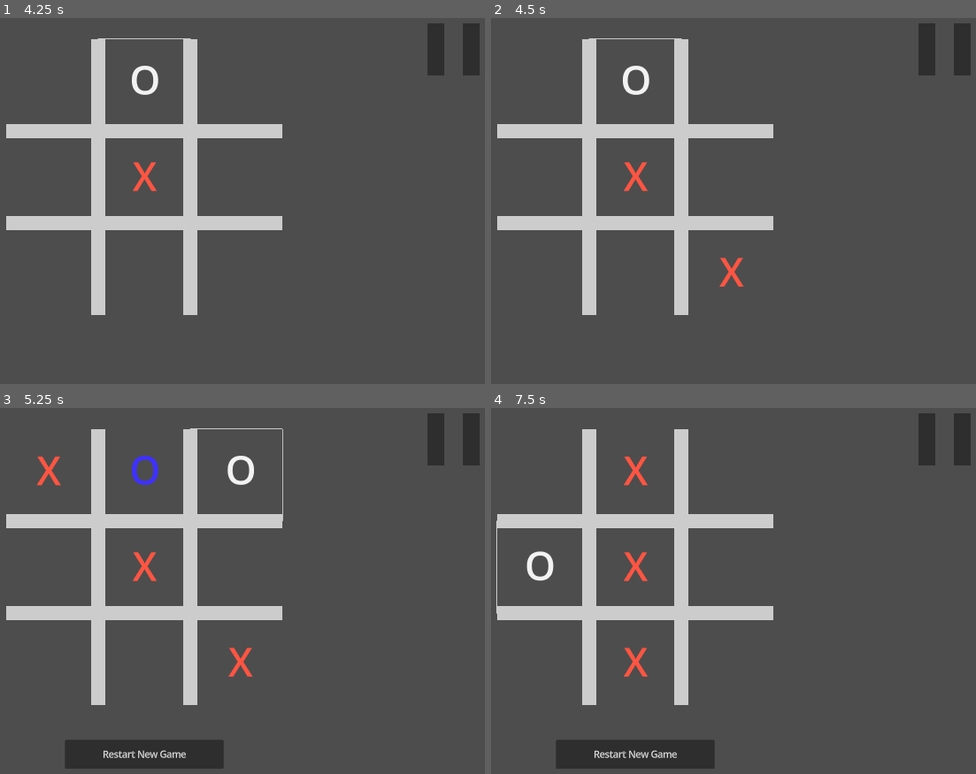
Above: before the commit, frames 1-4 (two rows, left to right).
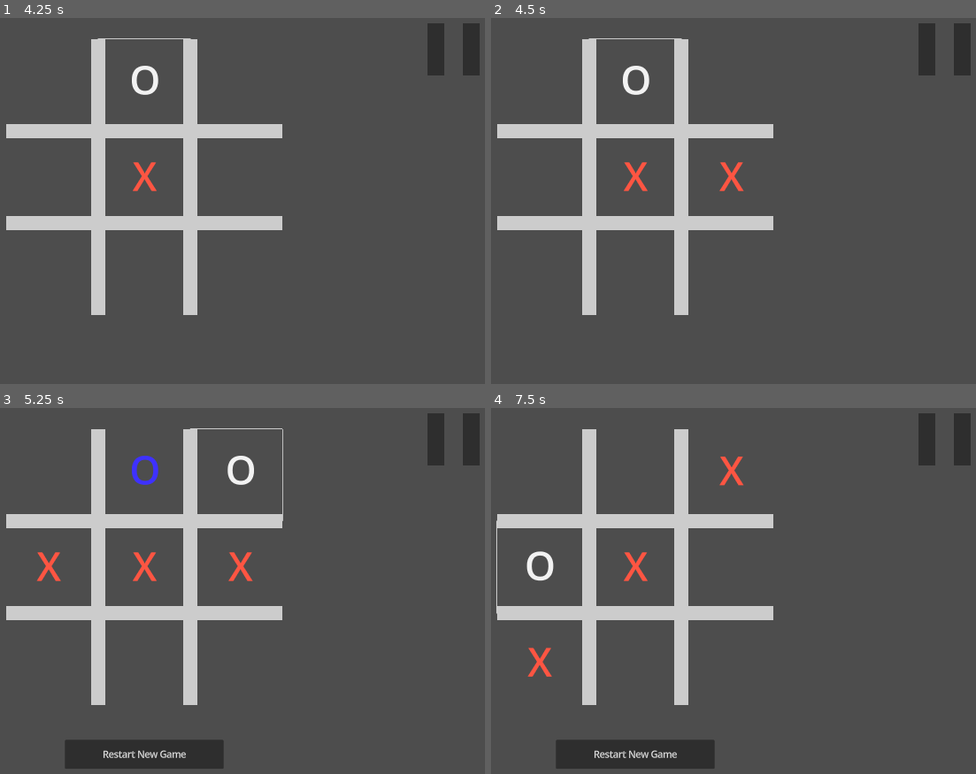
Above: after the commit, the same moments.

Repository: AlixBarreaux/tic-tac-two
Game: Godot game, scene res://scenes/main_menu.tscn
Two runs of this game, one before a commit and one after it. Both use one fixed random seed, a clock stepped at 60 frames per second and the inputs below.
Inputs (mouse positions are in pixels of both pictures, inside the frame that each line leads up to):
- Up to frame 1 (4.25 s): click "Singleplayer" at 0.5 s; click (53, 83) at 1.25 s; click "O" at 2 s; click "Restart New Game" at 2.75 s; click (145, 83) at 3.5 s
- Up to frame 2 (4.5 s): click "O" at 4.25 s
- Up to frame 3 (5.25 s): click (237, 473) at 5 s
- Up to frame 4 (7.5 s): click "Restart New Game" at 5.75 s; click (544, 565) at 6.5 s; click "O" at 7.25 s

Frame 1 is identical in both runs. In frame 2, 0.4% of the frame differs, in the area x 47-53%, y 39-74%; in frame 3, 0.7%, in the area x 7-53%, y 13-74%; in frame 4, 0.7%.

Commit message:
Refactor: Create a function + talk prep
Remove print statements and keep / add the ones to help make the AI talk about what it's doing

Diff:
--- a/scripts/player_ai.gd
+++ b/scripts/player_ai.gd
@@ -53,13 +53,11 @@
 
 
 func pick_cell(idx: int) -> void:
-	print("PICK CELL AT INDEX: ", idx)
 	board.click_button_cell(idx)
 	did_play_turn = true
 
 
 func pick_random_cell() -> void:
-	print("PICK RANDOM CELL!")
 	var random_cell_index: int = randi_range(0, board.cells.size() - 1)
 
 	for cell in board.cells:
@@ -97,15 +95,65 @@
 			for value in board_line_to_check:
 				idx += 1
 				if value == EnumCellOwners.CellOwners.NEUTRAL:
+					if counter_mode:
+						print("Countering the opponent")
+					else:
+						print("Winning the game")
 					pick_cell(winning_line_array[idx - 1])
 					return
 
 
+# Find a line with 1 owned cell randomly and align an owned cell next to
+# the other one or with a neutral cell in the middle.
+func align_second_owned_cell_randomly() -> void:
+	var board_line_to_check: Array = []
+	var possible_combinations: Array = []
+
+	# CAREFUL! TAKE A RANDOM SOLUTION IF MULTIPLE POSSIBLE!
+	for winning_line_array in BoardUtils.get_winning_cell_lines():
+		board_line_to_check = []
+		var iterations_count: int = 0
+
+		for winning_cell_index in winning_line_array:
+			if iterations_count >= 3:
+				iterations_count = 0
+				board_line_to_check.clear()
+			iterations_count += 1
+			board_line_to_check.append(board.cells[winning_cell_index])
+
+		if board_line_to_check.count(self.player_id) == 1 and board_line_to_check.count(EnumCellOwners.CellOwners.NEUTRAL) == 2:
+			possible_combinations.append(winning_line_array)
+
+	if possible_combinations:
+		for combination_array in possible_combinations:
+			var possible_combinations_rand_idx: int = randi_range(0, possible_combinations.size() - 1)
+			combination_array = possible_combinations[possible_combinations_rand_idx]
+
+			var owned_cell_index: int = 0
+
+			for value in combination_array:
+				if board.cells[value] != EnumCellOwners.CellOwners.NEUTRAL:
+					owned_cell_index = value
+
+			var combination_array_rand_idx: int = randi_range(0, combination_array.size() -1)
+			if board.cells[combination_array[combination_array_rand_idx]] != EnumCellOwners.CellOwners.NEUTRAL:
+				if combination_array_rand_idx == combination_array.size() -1:
+					combination_array_rand_idx = 0
+				else:
+					combination_array_rand_idx += 1
+
+			print("Align a second cell!")
+			pick_cell(combination_array[combination_array_rand_idx])
+			return
+	else:
+		print("No possibility")
+
+
 var did_play_turn: bool = false
+
 
 func play_turn() -> void:
 	did_play_turn = false
-	print("Turn #", Global.turn_counter)
 	# Not the first turn
 	if Global.turn_counter != 1:
 		print("Attempt to win")
@@ -114,73 +162,11 @@
 		print("Attempt to counter")
 		self.win_or_counter(true)
 		if did_play_turn: return
-
-
-		## TODO: Attempt to form an alignment of 2!
 		print("Attempt to line up 2 cells")
-
-		var board_line_to_check: Array = []
-		var possible_combinations: Array = []
-
-		# CAREFUL! TAKE A RANDOM SOLUTION IF MULTIPLE POSSIBLE!
-		for winning_line_array in BoardUtils.get_winning_cell_lines():
-			board_line_to_check = []
-			var iterations_count: int = 0
-
-			for winning_cell_index in winning_line_array:
-				if iterations_count >= 3:
-					iterations_count = 0
-					board_line_to_check.clear()
-				iterations_count += 1
-				board_line_to_check.append(board.cells[winning_cell_index])
-
-			#print("board_line_to_check: ", board_line_to_check)
-
-			if board_line_to_check.count(self.player_id) == 1 and board_line_to_check.count(EnumCellOwners.CellOwners.NEUTRAL) == 2:
-				print("APPEND")
-				possible_combinations.append(winning_line_array)
-
-		print("All possible combinations: ", possible_combinations)
-		if possible_combinations:
-			print("Possibilities available!")
-
-			for combination_array in possible_combinations:
-				var possible_combinations_rand_idx: int = randi_range(0, possible_combinations.size() - 1)
-				combination_array = possible_combinations[possible_combinations_rand_idx]
-				print("The combination rand selected is: ", combination_array)
-
-				var owned_cell_index: int = 0
-
-
-				for value in combination_array:
-					if board.cells[value] != EnumCellOwners.CellOwners.NEUTRAL:
-						owned_cell_index = value
-						print("Owned cell to avoid: ", value)
-
-				var combination_array_rand_idx: int = randi_range(0, combination_array.size() -1)
-				if board.cells[combination_array[combination_array_rand_idx]] != EnumCellOwners.CellOwners.NEUTRAL:
-					if combination_array_rand_idx == combination_array.size() -1:
-						combination_array_rand_idx = 0
-					else:
-						combination_array_rand_idx += 1
-
-				print("Picking index to pick cell from this array: ", combination_array)
-				print("The cell to pick combination_array_rand_idx is: ", combination_array_rand_idx)
-
-				print("Board: ", board.cells)
-				print("Pick at board index: ", combination_array[combination_array_rand_idx])
-				print("Value picked in board: ", board.cells[combination_array[combination_array_rand_idx]])
-				pick_cell(combination_array[combination_array_rand_idx])
-				return
-
-		else:
-			print("No possibility")
-
-
+		self.align_second_owned_cell_randomly()
 		if did_play_turn: return
+		print("All tried strategies failed, pick a random cell")
+		self.pick_random_cell()
+	else:
 		print("First turn! Pick a random cell")
 		self.pick_random_cell()
-	else:
-		self.pick_random_cell()
-
-# TODO: SHARE CODE BETWEEN PlayerAI and Board!
